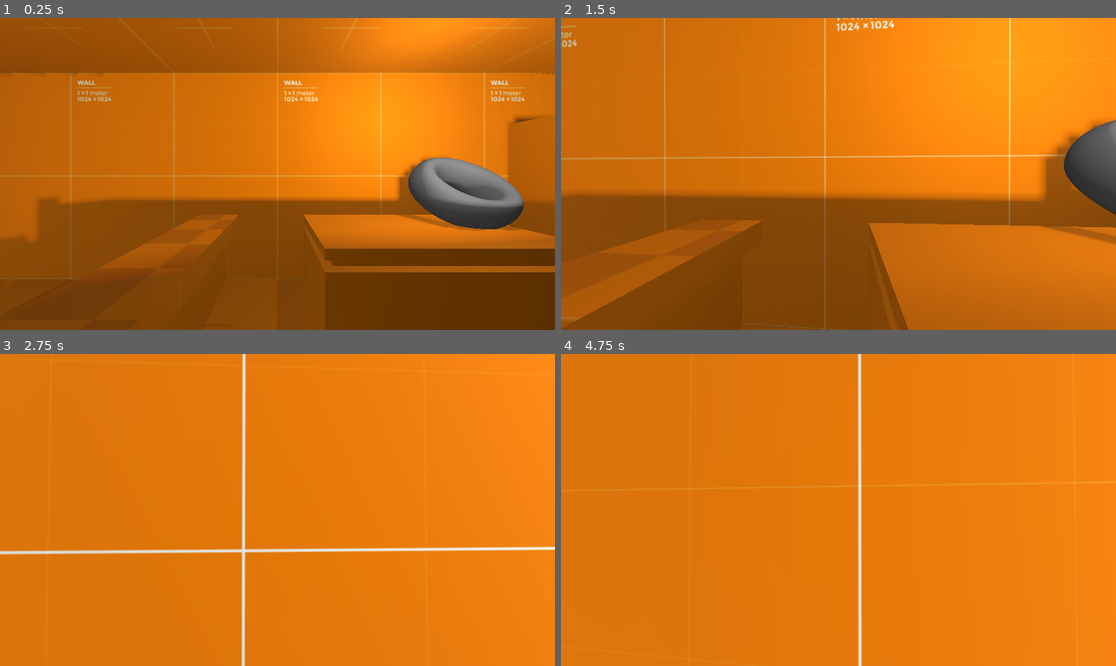
Above: before the commit, frames 1-4 (two rows, left to right).
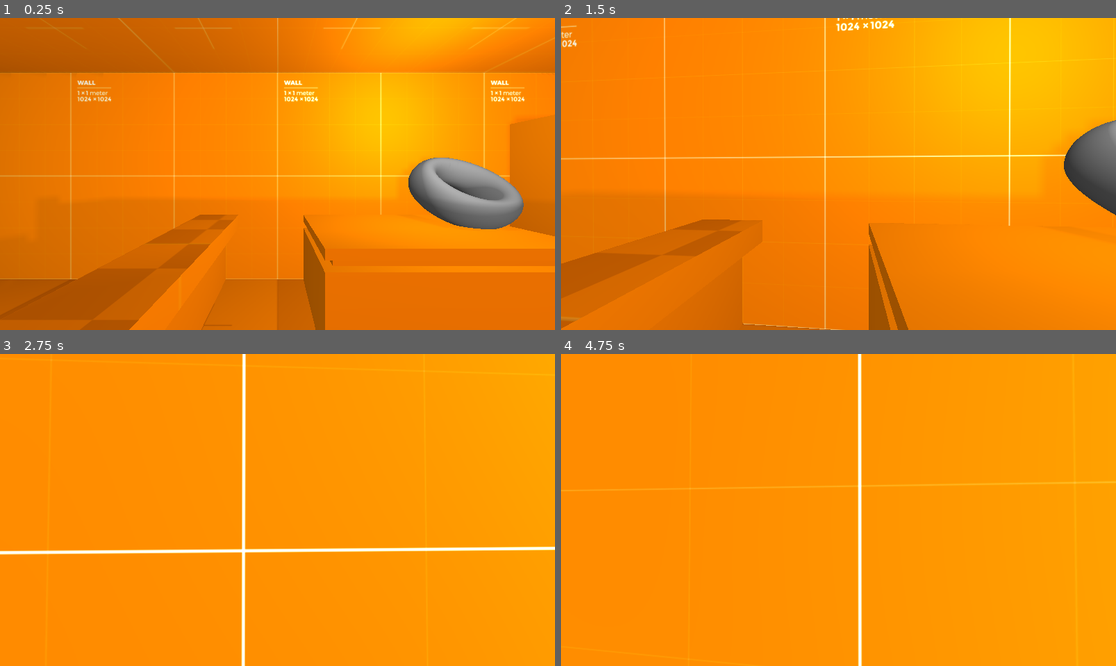
Above: after the commit, the same moments.

Repository: poetahto/camping-prototype
Game: Godot game, scene res://general_store.tscn
The game is run twice, just before and just after one commit, with the same random seed, the same clock (stepped at 60 frames per second) and the same inputs.
Inputs (mouse positions are in pixels of both pictures, inside the frame that each line leads up to):
- Up to frame 1 (0.25 s): no input
- Up to frame 2 (1.5 s): tap Enter at 0.5 s; move the mouse to (866, 174) at 0.52 s; hold Ctrl (pm_duck) 0.53-1.28 s; hold W (pm_moveforward) from 0.53 s (still down); click (866, 174) at 0.67 s; tap Space (pm_jump) at 0.77 s; move the mouse to (810, 174) at 1.27 s; tap Ctrl (pm_duck) at 1.35 s
- Up to frame 3 (2.75 s): keep holding W (pm_moveforward); tap Space (pm_jump) at 1.52 s; move the mouse to (288, 503) at 2.02 s; hold Ctrl (pm_duck) from 2.03 s (still down)
- Up to frame 4 (4.75 s): keep holding W (pm_moveforward); tap Space (pm_jump) at 2.75, 3.02, 3.77, 4.52 s; move the mouse to (832, 516) at 2.77 s; release Ctrl (pm_duck) at 2.78 s; tap Ctrl (pm_duck) at 2.85, 4.35 s; click (832, 516) at 2.92 s; move the mouse to (877, 513) at 3.52 s; hold Ctrl (pm_duck) 3.53-4.28 s; move the mouse to (794, 506) at 4.27 s

The runs differ from the first frame. In frame 1, 98% of the frame differs, in the area x 0-100%, y 0-100%; in frame 2, 98%; in frame 3, 100%; in frame 4, 100%.

Commit message:
lighting

Diff:
--- a/general_store.tscn
+++ b/general_store.tscn
@@ -11,6 +11,7 @@
 [sub_resource type="TorusMesh" id="TorusMesh_shcd1"]
 
 [sub_resource type="Environment" id="Environment_mimyp"]
+tonemap_mode = 2
 ssao_enabled = true
 
 [node name="Node3D" type="Node3D"]
@@ -29,18 +30,22 @@
 transform = Transform3D(1, 0, 0, 0, 1, 0, 0, 0, 1, 0, 0, -2.42498)
 
 [node name="OmniLight3D" type="OmniLight3D" parent="."]
-transform = Transform3D(1, 0, 0, 0, 1, 0, 0, 0, 1, -5.28827, 0.396869, -0.265608)
+transform = Transform3D(1, 0, 0, 0, 1, 0, 0, 0, 1, -5.28827, 0.0359347, 0.0286149)
+light_specular = 0.0
 omni_range = 13.0471
 
 [node name="OmniLight3D3" type="OmniLight3D" parent="."]
 transform = Transform3D(1, 0, 0, 0, 1, 0, 0, 0, 1, 1.80632, 0.988015, -4.23533)
 light_energy = 0.5
+light_specular = 0.0
 omni_range = 13.0471
 
 [node name="OmniLight3D2" type="OmniLight3D" parent="."]
 transform = Transform3D(1, 0, 0, 0, 1, 0, 0, 0, 1, 3.49376, 0.214525, 1.27418)
+light_specular = 0.0
 shadow_enabled = true
 shadow_bias = 0.01
+shadow_opacity = 0.4
 omni_range = 13.0471
 
 [node name="Sprite3D" type="Sprite3D" parent="."]
